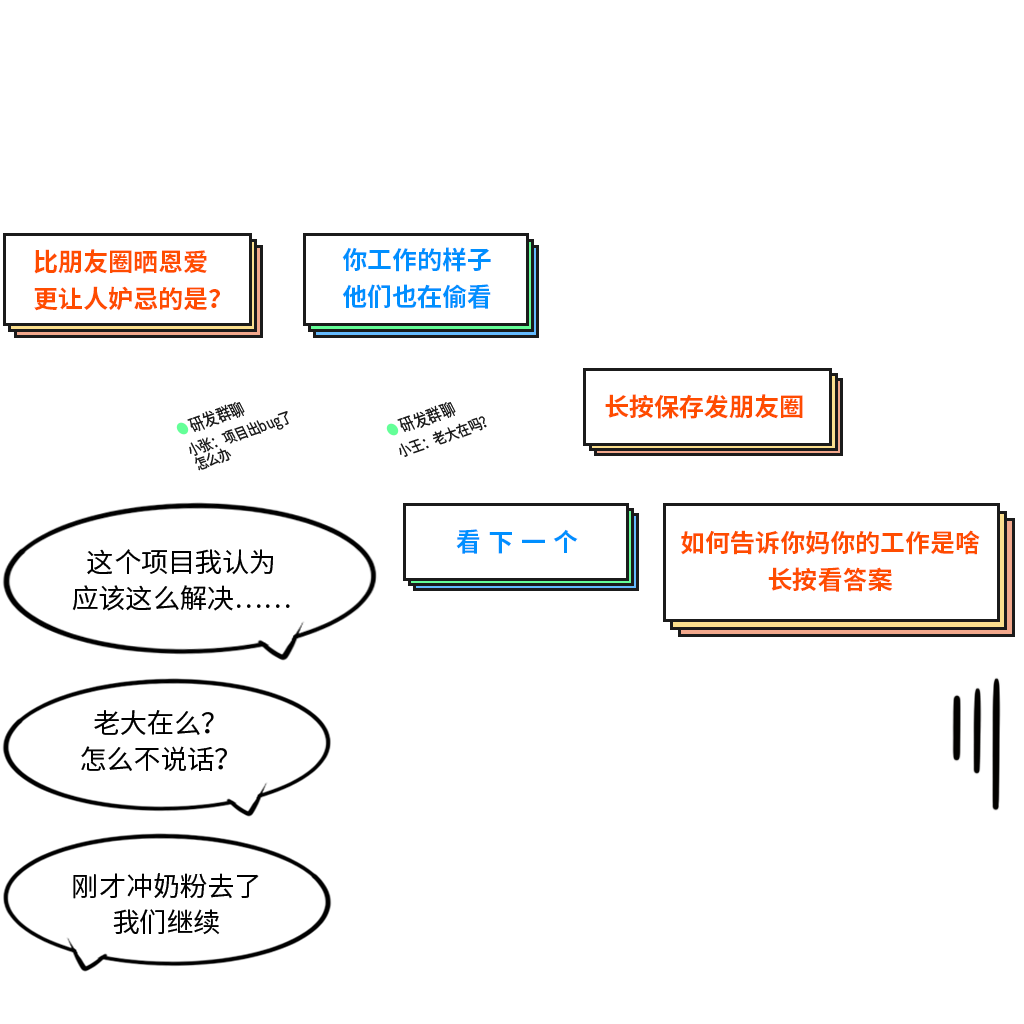
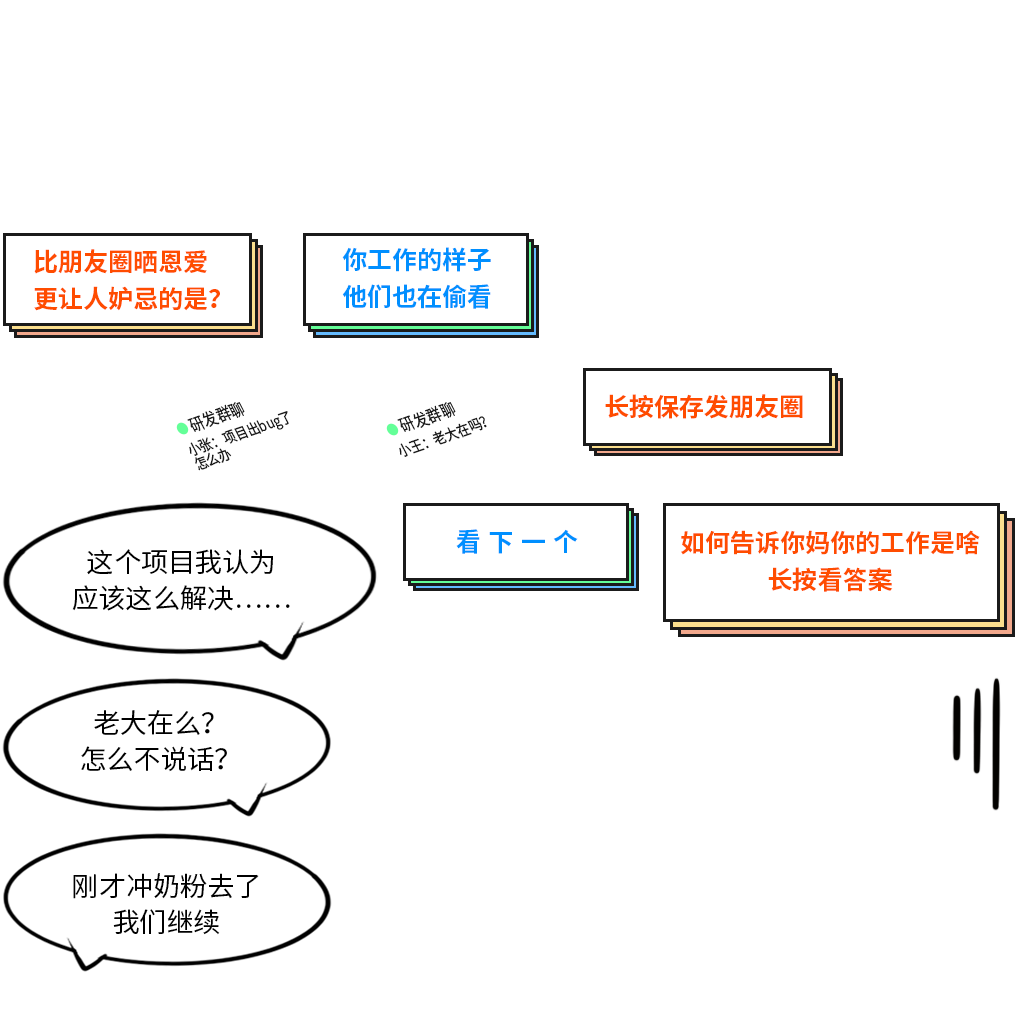
Layer changes from the first w=1024, h=1024 image to the second:
painted on "矩形 3 拷贝 2" (3rd of 3, in "按钮" › "1") over left=8, top=239, right=258, bottom=332
